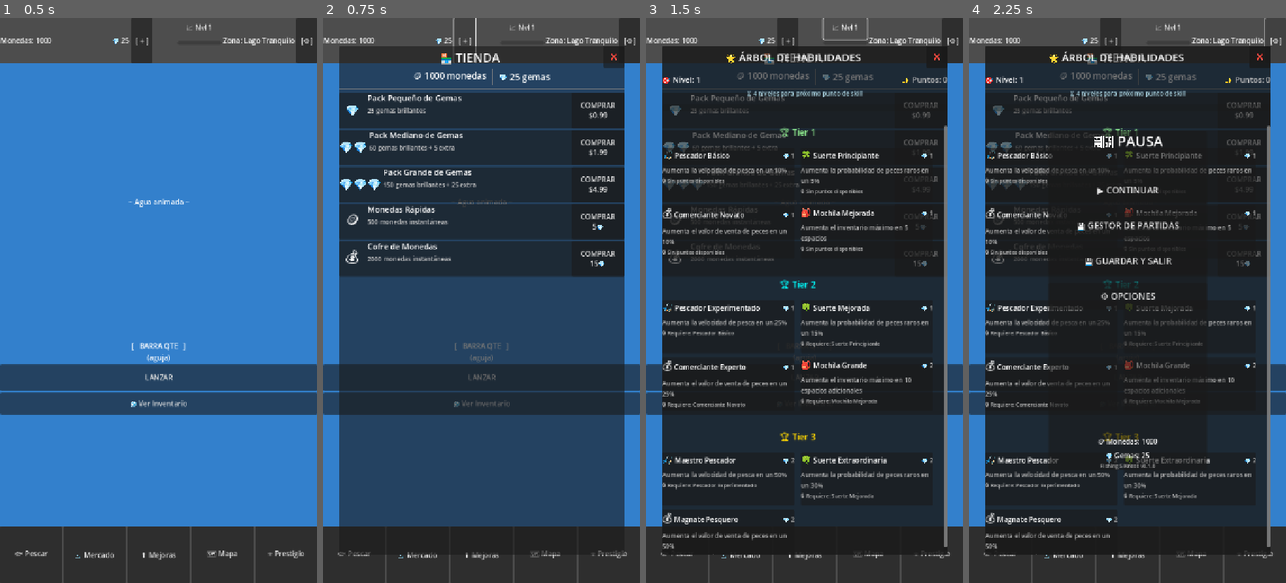
Above: before the commit, frames 1-4 (left to right).
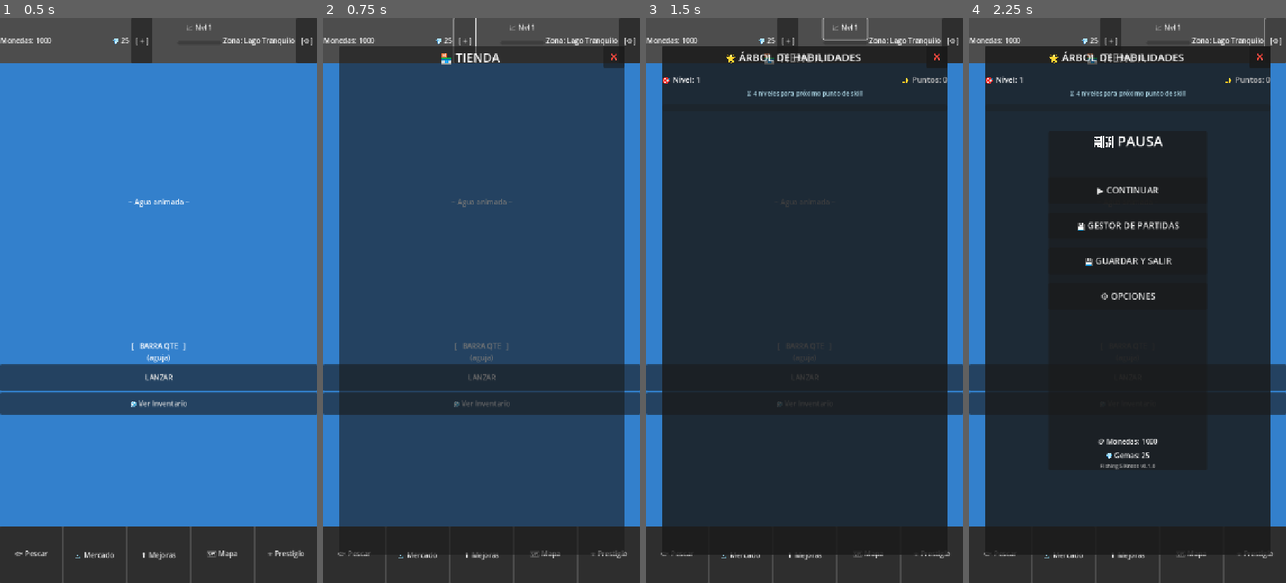
Above: after the commit, the same moments.

Repository: Kavalieri/FishingSiKness
Game: Godot game, scene res://scenes/core/Main.tscn
Same seed, same stepped clock (60 frames per second), same inputs: the game is played once before the commit and once after it.
Inputs:
- Up to frame 1 (0.5 s): no input
- Up to frame 2 (0.75 s): click "[ + ]" at 0.5 s
- Up to frame 3 (1.5 s): click "📈 Nvl 1" at 1.25 s
- Up to frame 4 (2.25 s): click "[⚙]" at 2 s

Frame 1 is identical in both runs. In frame 2, 28% of the frame differs, in the area x 5-96%, y 9-46%; in frame 3, 10%; in frame 4, 8.3%.
Error after the commit: Cannot call method 'get_children' on a null value. (res://src/views/MilestonesPanel.gd:126)

Commit message:
fix: Sistema de centrado dinámico corregido completamente
- Separación de funciones: setup_ui() + _setup_panel_content()
- _center_panel() calcula posición y tamaño dinámicamente
- InventoryPanel: pantalla completa (100%) con _center_panel_fullscreen()
- StoreView/MilestonesPanel: 90% pantalla centrados perfectamente
- PauseMenu: 50%x60% centrado óptimo
- Eliminación de referencias a variables antes del centrado
- Overlays ahora REALMENTE centrados independiente de resolución
- Call_deferred asegura orden correcto: centrado → contenido

Diff:
--- a/project/src/ui/InventoryPanel.gd
+++ b/project/src/ui/InventoryPanel.gd
@@ -38,7 +38,10 @@
 
 	# Centrado dinámico para ocupar toda la pantalla
 	call_deferred("_center_panel_fullscreen", main_panel)
-
+	call_deferred("_setup_panel_content", main_panel)
+
+func _setup_panel_content(main_panel: PanelContainer):
+	"""Configurar el contenido del panel después del centrado"""
 	var main_vbox = VBoxContainer.new()
 	main_vbox.add_theme_constant_override("separation", 10)
 	# Agregar margen interno
--- a/project/src/views/MilestonesPanel.gd
+++ b/project/src/views/MilestonesPanel.gd
@@ -26,7 +26,10 @@
 
 	# Centrado dinámico en _ready
 	call_deferred("_center_panel", main_panel)
-
+	call_deferred("_setup_panel_content", main_panel)
+
+func _setup_panel_content(main_panel: PanelContainer):
+	"""Configurar el contenido del panel después del centrado"""
 	var main_vbox = VBoxContainer.new()
 	main_vbox.add_theme_constant_override("separation", 15)
 	main_panel.add_child(main_vbox)
--- a/project/src/views/PauseMenu.gd
+++ b/project/src/views/PauseMenu.gd
@@ -27,7 +27,10 @@
 
 	# Centrado dinámico en _ready
 	call_deferred("_center_panel", main_panel)
+	call_deferred("_setup_panel_content", main_panel)
 
+func _setup_panel_content(main_panel: PanelContainer):
+	"""Configurar el contenido del panel después del centrado"""
 	var main_vbox = VBoxContainer.new()
 	main_vbox.add_theme_constant_override("separation", 20)
 	main_panel.add_child(main_vbox)
--- a/project/src/views/StoreView.gd
+++ b/project/src/views/StoreView.gd
@@ -81,57 +81,7 @@
 
 	# Centrado dinámico en _ready
 	call_deferred("_center_panel", main_panel)
-
-	var main_vbox = VBoxContainer.new()
-	main_panel.add_child(main_vbox)
-
-	# Header con título y botón cerrar
-	var header = HBoxContainer.new()
-	main_vbox.add_child(header)
-
-	var title = Label.new()
-	title.text = "🏪 TIENDA"
-	title.size_flags_horizontal = Control.SIZE_EXPAND_FILL
-	title.add_theme_font_size_override("font_size", 28)
-	title.horizontal_alignment = HORIZONTAL_ALIGNMENT_CENTER
-	header.add_child(title)
-
-	var close_button = Button.new()
-	close_button.text = "❌"
-	close_button.custom_minimum_size = Vector2(48, 48)
-	close_button.pressed.connect(_on_close_pressed)
-	header.add_child(close_button)
-
-	# Estado de monedas y gemas
-	var currency_container = HBoxContainer.new()
-	currency_container.alignment = BoxContainer.ALIGNMENT_CENTER
-	main_vbox.add_child(currency_container)
-
-	coins_label = Label.new()
-	coins_label.add_theme_font_size_override("font_size", 20)
-	currency_container.add_child(coins_label)
-
-	var separator = VSeparator.new()
-	separator.custom_minimum_size.x = 20
-	currency_container.add_child(separator)
-
-	gems_label = Label.new()
-	gems_label.add_theme_font_size_override("font_size", 20)
-	currency_container.add_child(gems_label)
-
-	# Separador
-	var hsep = HSeparator.new()
-	hsep.custom_minimum_size.y = 10
-	main_vbox.add_child(hsep)
-
-	# Scroll container para productos
-	var scroll = ScrollContainer.new()
-	scroll.size_flags_vertical = Control.SIZE_EXPAND_FILL
-	main_vbox.add_child(scroll)
-
-	store_container = VBoxContainer.new()
-	store_container.size_flags_horizontal = Control.SIZE_EXPAND_FILL
-	scroll.add_child(store_container)
+	call_deferred("_setup_panel_content", main_panel)
 
 func refresh_display():
 	if not store_container:
@@ -282,6 +232,59 @@
 	if event.is_action_pressed("ui_cancel"):
 		emit_signal("close_requested")
 
+func _setup_panel_content(main_panel: PanelContainer):
+	"""Configurar el contenido del panel después del centrado"""
+	var main_vbox = VBoxContainer.new()
+	main_panel.add_child(main_vbox)
+
+	# Header con título y botón cerrar
+	var header = HBoxContainer.new()
+	main_vbox.add_child(header)
+
+	var title = Label.new()
+	title.text = "🏪 TIENDA"
+	title.size_flags_horizontal = Control.SIZE_EXPAND_FILL
+	title.add_theme_font_size_override("font_size", 28)
+	title.horizontal_alignment = HORIZONTAL_ALIGNMENT_CENTER
+	header.add_child(title)
+
+	var close_button = Button.new()
+	close_button.text = "❌"
+	close_button.custom_minimum_size = Vector2(48, 48)
+	close_button.pressed.connect(_on_close_pressed)
+	header.add_child(close_button)
+
+	# Estado de monedas y gemas
+	var currency_container = HBoxContainer.new()
+	currency_container.alignment = BoxContainer.ALIGNMENT_CENTER
+	main_vbox.add_child(currency_container)
+
+	coins_label = Label.new()
+	coins_label.add_theme_font_size_override("font_size", 20)
+	currency_container.add_child(coins_label)
+
+	var separator = VSeparator.new()
+	separator.custom_minimum_size.x = 20
+	currency_container.add_child(separator)
+
+	gems_label = Label.new()
+	gems_label.add_theme_font_size_override("font_size", 20)
+	currency_container.add_child(gems_label)
+
+	# Separador
+	var hsep = HSeparator.new()
+	hsep.custom_minimum_size.y = 10
+	main_vbox.add_child(hsep)
+
+	# Scroll container para productos
+	var scroll = ScrollContainer.new()
+	scroll.size_flags_vertical = Control.SIZE_EXPAND_FILL
+	main_vbox.add_child(scroll)
+
+	store_container = VBoxContainer.new()
+	store_container.size_flags_horizontal = Control.SIZE_EXPAND_FILL
+	scroll.add_child(store_container)
+
 func _center_panel(panel: PanelContainer):
 	"""Centrar el panel dinámicamente en la pantalla"""
 	var viewport_size = get_viewport().get_visible_rect().size
